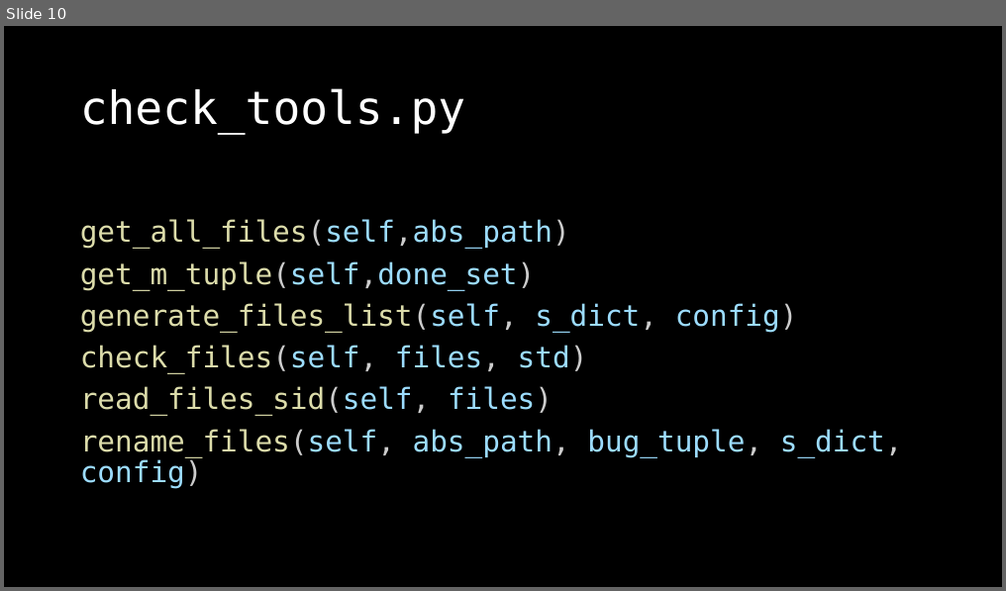
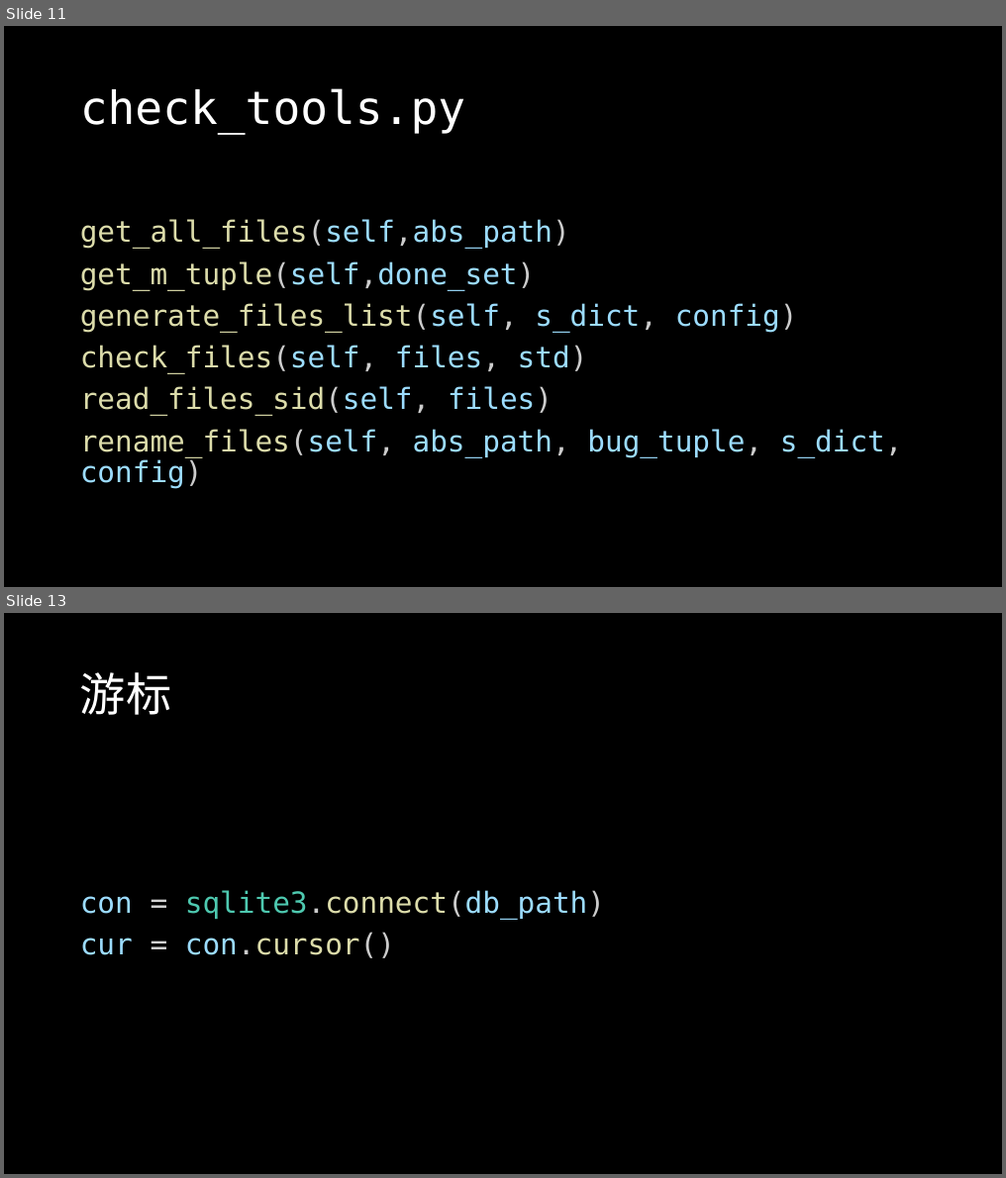
Before and after one commit to mind-dance/students-assignments, a slide deck: 学委作业收集管理系统.pptx. Shown one above the other, each under a label of ours: slide 10 before the commit, slides 11 and 13 after it; the slides between them are not shown. The pictures are 1006x591 and 1006x1178 pixels, drawn with LibreOffice and Linux fonts; fonts in the diff are those of the drawing. Boxes give left, top, right and bottom in pixels: in the first picture for what was removed or moved away, otherwise in the second. Text is boxed around its words. In the diff, an @@ line names an element or a change of style, - is before the commit and + after.

```diff
--- a/学委作业收集管理系统.pptx
+++ b/学委作业收集管理系统.pptx
@@ slide 13 added at <box>4,613,1002,1174</box>, background #000000 @@
@@ title added at <box>80,672,171,715</box>, 44 pt, text #FFFFFF @@
+游标
@@ text added at <box>80,890,605,959</box>, 28 pt, text #9CDCFE @@
+con = sqlite3.connect(db_path)
+cur = con.cursor()
@@ what was slide 10 is now slide 11 @@
```
Also in this commit, not shown: 3 slides changed, 1 other slide added, 17 other files.
